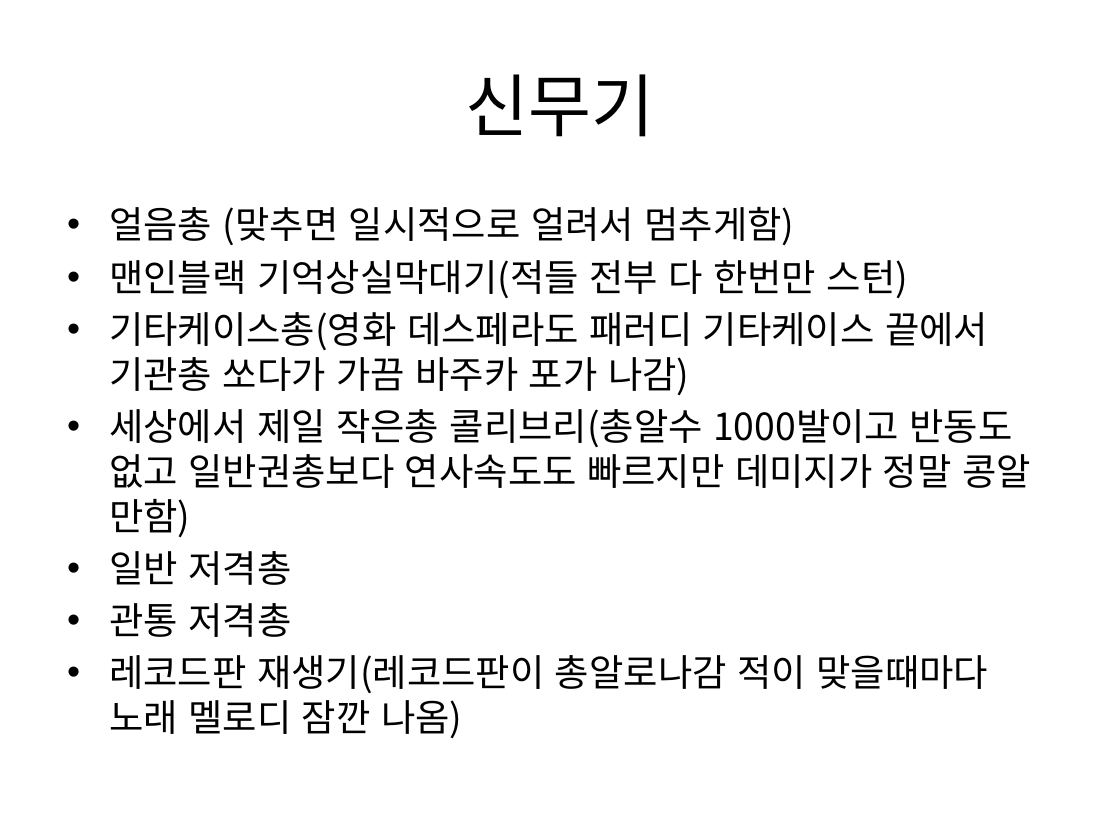
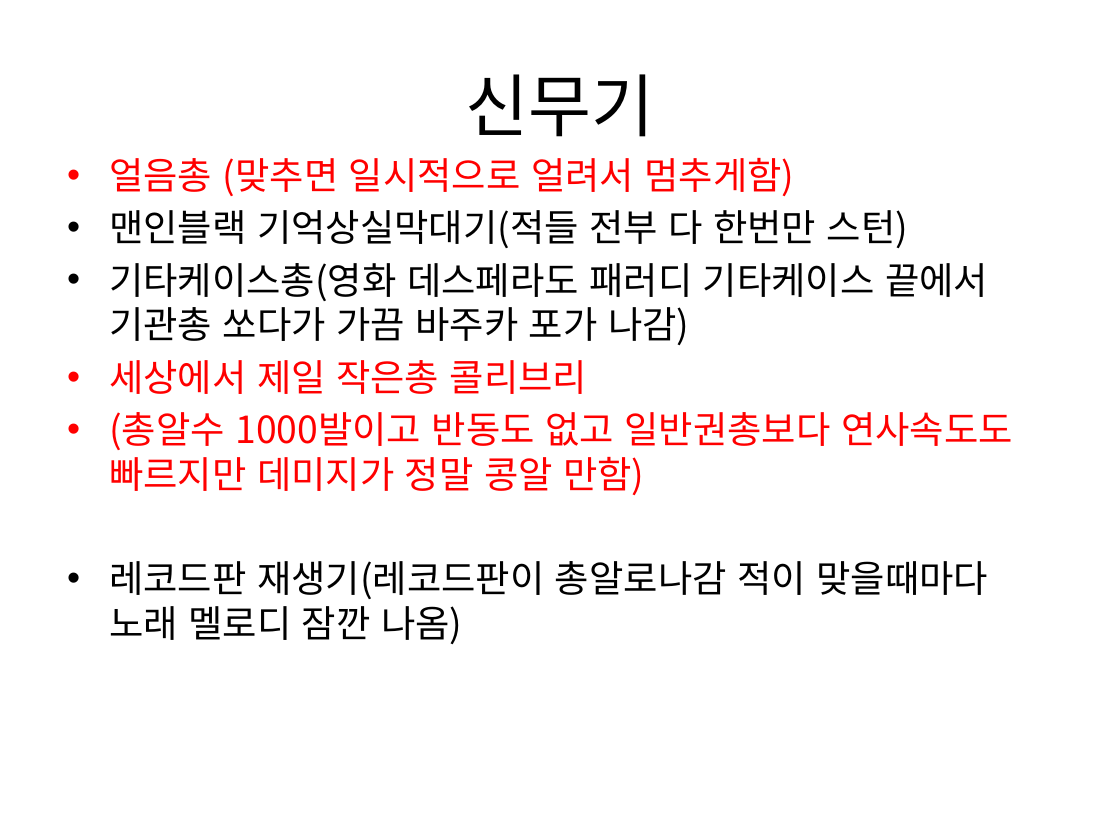
Before and after one commit to gkdlgndpdu/EscapeJail, a slide deck: slide 33 of EscapeJail/Assets/기획/스테이지1기획.pptx. Drawn at 1120x840 pixels with LibreOffice and Linux fonts; fonts in the diff are those of the drawing. Boxes give left, top, right and bottom in pixels: in the first picture for what was removed or moved away, otherwise in the second. Text is boxed around its words. In the diff, an @@ line names an element or a change of style, - is before the commit and + after.

```diff
--- a/EscapeJail/Assets/기획/스테이지1기획.pptx
+++ b/EscapeJail/Assets/기획/스테이지1기획.pptx
@@ text "얼음총 (맞추면 일시적으로 얼려서 멈추게함)" moved from (x1=109, y1=207, x2=1031, y2=738) to (x1=109, y1=158, x2=1013, y2=644) @@
@@ text at (x1=109, y1=158, x2=795, y2=196): text colour #000000 to #FF0000 in "얼음총 (맞추면 일시적으로 얼려서 멈추게함)" @@
@@ text at (x1=109, y1=360, x2=1013, y2=495): text changed; text colour #000000 to #FF0000 @@
-• 세상에서 제일 작은총 콜리브리(총알수 1000발이고 반동도 없고 일반권총보다 연사속도도 빠르지만 데미지가 정말 콩알 만함)
-• 일반 저격총
-• 관통 저격총
+• 세상에서 제일 작은총 콜리브리
+• (총알수 1000발이고 반동도 없고 일반권총보다 연사속도도 빠르지만 데미지가 정말 콩알 만함)
```
Also in this commit, not shown: 10 other slides changed, 1 slide removed, 28 other files.
